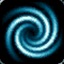
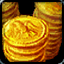
Before/after of a 64 × 64 layered artwork. What changed in the layer stack:
added layer "Coin_02" above "Hue/Saturation 1 copy" over [2,2,62,62]
